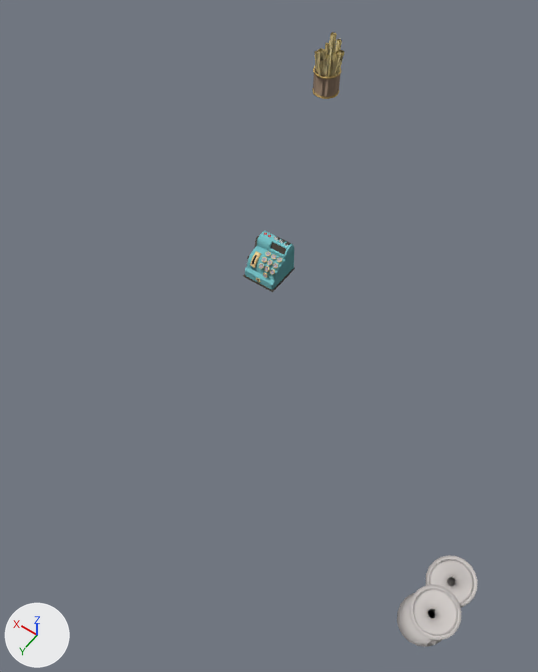
An edit to the glTF model www/models/lba2/iso_scenes/91.glb, drawn before and after from the same camera.
One viewpoint serves both versions: a 50 mm lens placed at (5.33, -0.59, 15.16), pointed at (11.98, -9.89, 0.54). Arrows for +X, +Y and +Z are at lower left; the lights stay in place. Where no turn or scale is listed for an object, it has been applied to the vertices. Vertices at the same position are counted once.

Script lines for the objects in view, before the commit:
```python
me_mesh_0 = bpy.data.meshes.new('Mesh_0')
me_mesh_0.from_pydata(...)  # 2962 vertices, 5736 faces; spans x 5.0..16.97, y -19.96..-5.0, z 0.49..3.0
me_mesh_0.materials.append(mat_material_0)
me_mesh_1 = bpy.data.meshes.new('Mesh_1')
me_mesh_1.from_pydata(...)  # 1590 vertices, 2455 faces; spans x 15.96..16.98, y -19.99..-19.03, z 0.62..2.5
me_mesh_1.materials.append(mat_material_1)  # picture img_image_0
ob_colored = bpy.data.objects.new('colored', me_mesh_0)
ob_colored.location = (0.0, 0.0, 0.0)
ob_textured_137e9c9c = bpy.data.objects.new('textured_137e9c9c', me_mesh_1)
ob_textured_137e9c9c.location = (0.0, 0.0, 0.0)
```
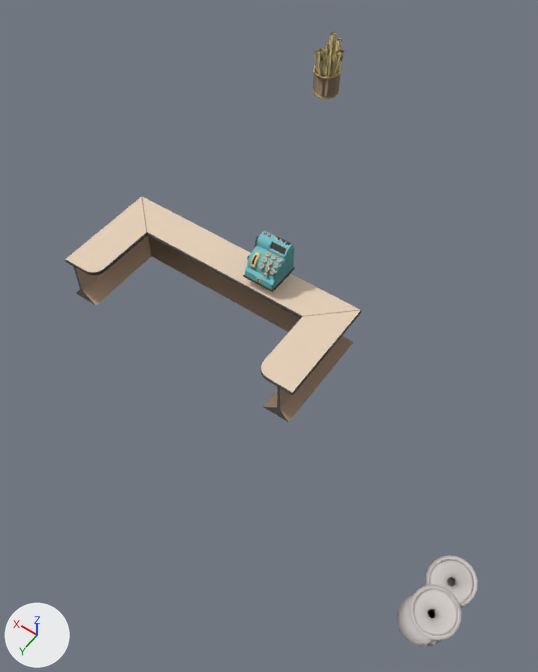
Pixel boxes [x1, y1, x2, y2] of what changed, in the pictures (538 x 672 px):
'colored', reshaped (75% wider)
    before: [243, 66, 478, 647]
    after: [65, 66, 478, 647]
part 1 of me_mesh_0, added (beige)
    after: [65, 197, 361, 395]
part 2 of me_mesh_0, added (brown)
    after: [73, 235, 353, 422]

The change, as a diff of the scene's bpy script:
```diff
--- a/www/models/lba2/iso_scenes/91.glb.py
+++ b/www/models/lba2/iso_scenes/91.glb.py
@@ me_mesh_0 @@
 # used by ob_colored; location = (0.0, 0.0, 0.0)
-me_mesh_0.from_pydata(...)  # 2962 vertices, 5736 faces; spans x 5.0..16.97, y -19.96..-5.0, z 0.49..3.0
+me_mesh_0.from_pydata(...)  # 3112 vertices, 6016 faces; spans x 5.0..16.97, y -19.96..-5.0, z 0.49..3.0
+# me_mesh_0 part 1: a new loose piece of 108 vertices spanning x 10.1..16.92, y -10.99..-8.13, z 1.67..1.79, in mat_material_0
+# me_mesh_0 part 2: a new loose piece of 42 vertices spanning x 10.18..16.92, y -10.98..-8.14, z 0.5..1.74, in mat_material_0
 me_mesh_0.materials.append(mat_material_0)
```
